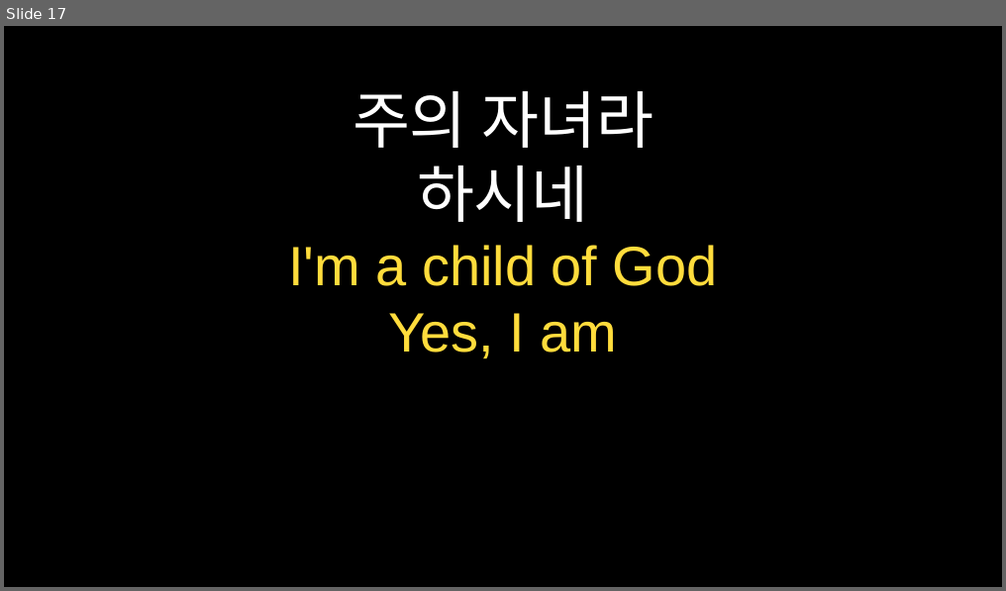
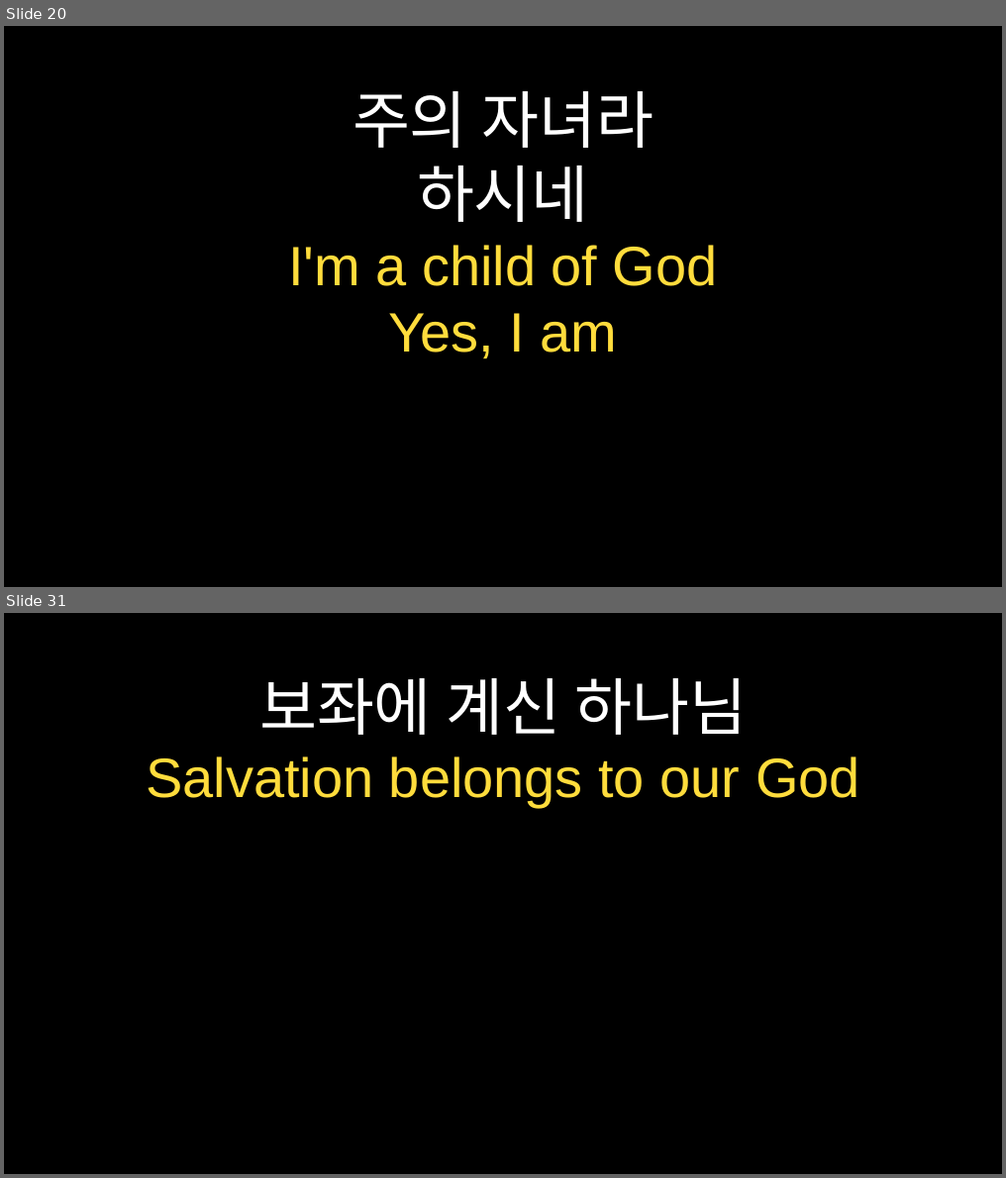
Before and after one commit to goldenbit1999/praisePPT, a slide deck: praisePPT/weekly_praise.pptx. Shown one above the other, each under a label of ours: slide 17 before the commit, slides 20 and 31 after it; the slides between them are not shown. The pictures are 1006x591 and 1006x1178 pixels, drawn with LibreOffice and Linux fonts; fonts in the diff are those of the drawing. Boxes give left, top, right and bottom in pixels: in the first picture for what was removed or moved away, otherwise in the second. Text is boxed around its words. In the diff, an @@ line names an element or a change of style, - is before the commit and + after.

```diff
--- a/praisePPT/weekly_praise.pptx
+++ b/praisePPT/weekly_praise.pptx
@@ slide 31 added at (4,613,1002,1174), background #000000 @@
@@ text added at (146,678,860,807), 40 pt, text #FFDC3C @@
+보좌에 계신 하나님
+Salvation belongs to our God
@@ what was slide 17 is now slide 20 @@
```
Also in this commit, not shown: 14 slides changed, 11 other slides added, 10 slides removed, 10 other files.
